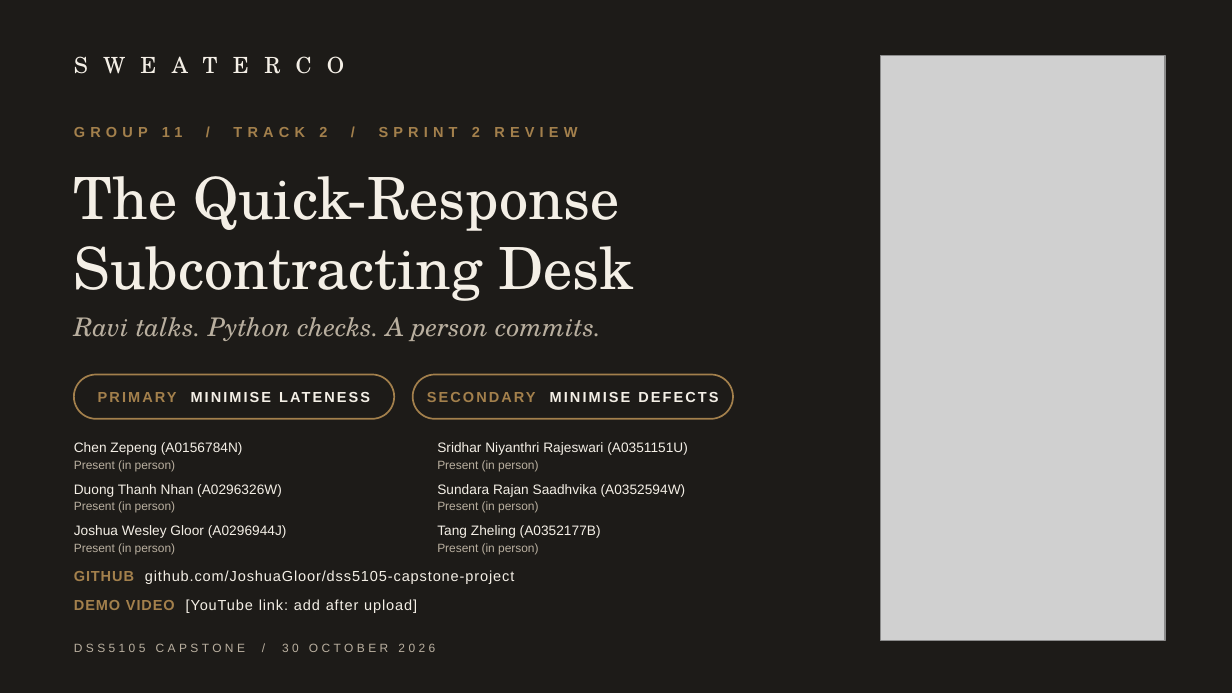
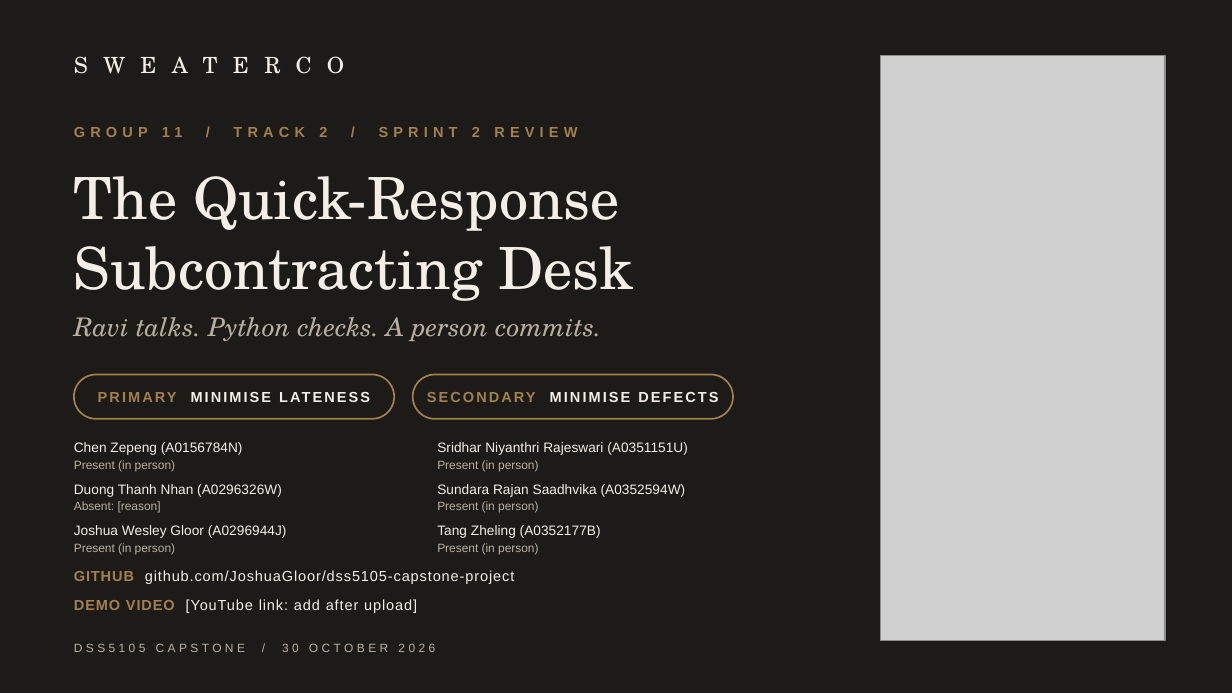
Before and after one commit to JoshuaGloor/dss5105-capstone-project, a slide deck: slide 1 of docs/slides/Presentation_Group11_Sprint2.pptx. Drawn at 1232x693 pixels with LibreOffice and Linux fonts; fonts in the diff are those of the drawing; grey boxes stand for pictures. Boxes give left, top, right and bottom in pixels: in the first picture for what was removed or moved away, otherwise in the second. Text is boxed around its words. In the diff, an @@ line names an element or a change of style, - is before the commit and + after.

Commit message:
Name the evaluation-set owners and speakers; mark Ruby absent

```diff
--- a/docs/slides/Presentation_Group11_Sprint2.pptx
+++ b/docs/slides/Presentation_Group11_Sprint2.pptx
@@ text at [74, 501, 161, 513]: text changed @@
-Present (in person)
+Absent: [reason]
```
Also in this commit, not shown: 2 other slides changed, 3 other files.
